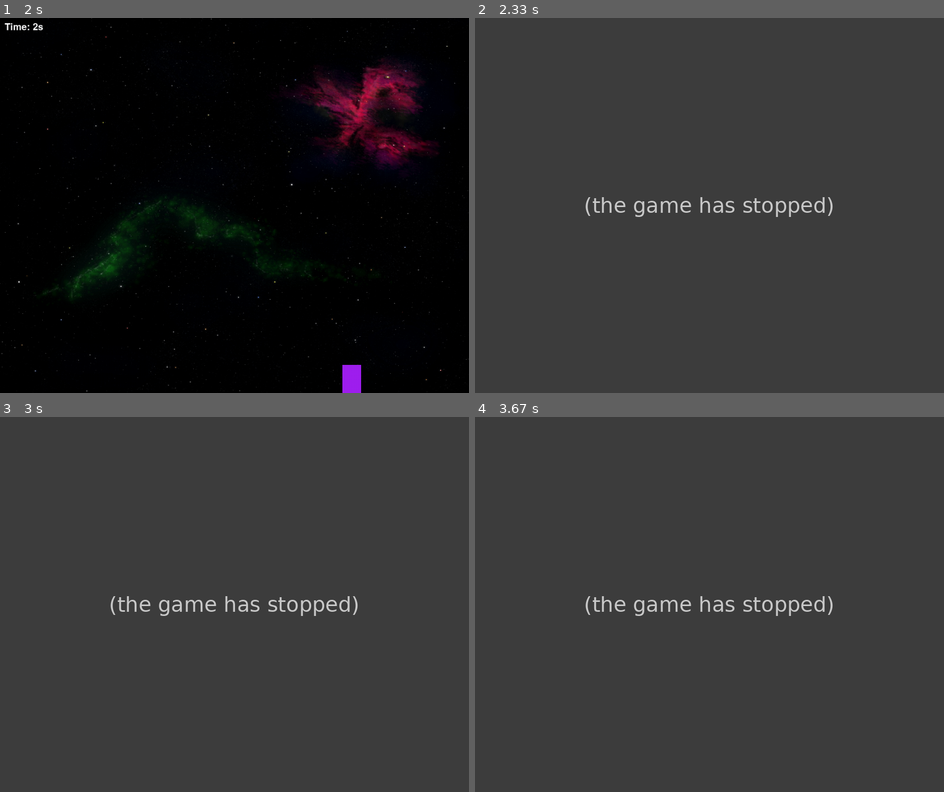
Above: before the commit, frames 1-4 (two rows, left to right).
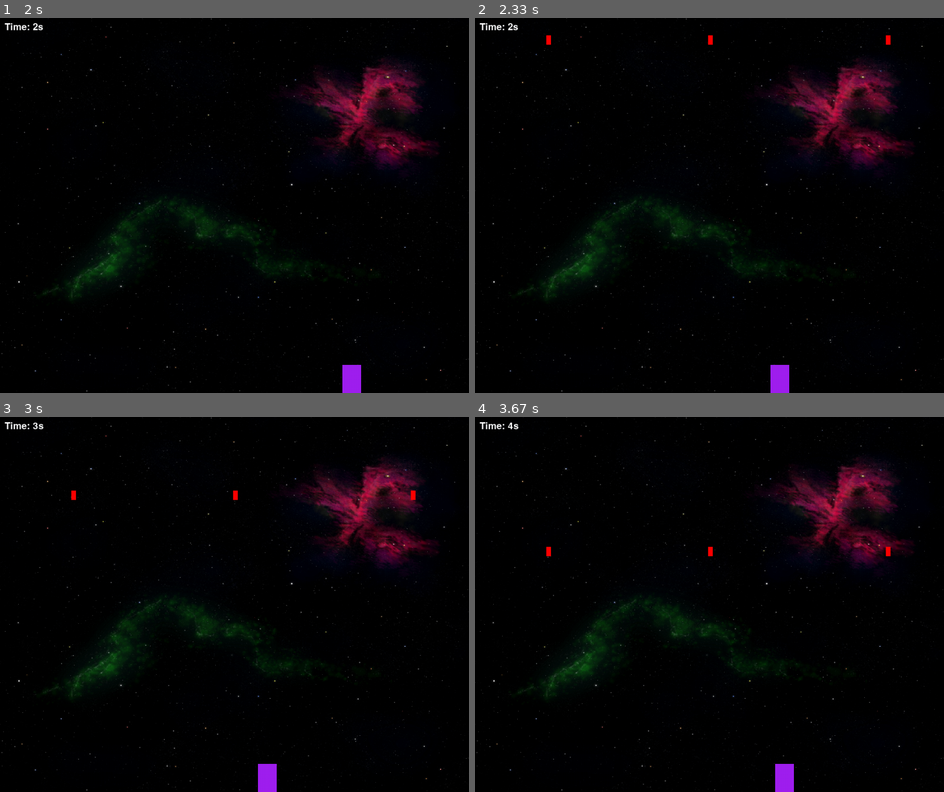
Above: after the commit, the same moments.

Repository: AmirmasoudCS/Pygame-Course
Game: pygame game, started from project_01/main.py
The game is run twice, just before and just after one commit, with the same random seed, the same clock (stepped at 60 frames per second) and the same inputs.
Inputs:
- Up to frame 1 (2 s): hold A 0.33-0.8 s; hold Right 0.33-0.8 s; hold Right 0.83-1.3 s; hold D 0.83-1.3 s; hold Right 1.33-1.8 s; hold D 1.33-1.8 s; hold Left from 1.83 s (still down); hold A from 1.83 s (still down)
- Up to frame 2 (2.33 s): keep holding Left; keep holding A
- Up to frame 3 (3 s): release Left at 2.37 s; release A at 2.37 s; hold Left 2.4-2.8 s; hold A 2.4-2.8 s; hold Right from 2.83 s (still down); hold D from 2.83 s (still down)
- Up to frame 4 (3.67 s): release Right at 3.47 s; release D at 3.47 s; hold Left from 3.5 s (still down); hold A from 3.5 s (still down)

Frame 1 is identical in both runs. In frame 2, 100% of the frame differs, in the area x 0-100%, y 0-100%; in frame 3, 100%; in frame 4, 100%.
Error before the commit: TypeError: 'module' object is not callable (main.py line 67); the game stopped at 2.02 s (later frames are placeholders)

Commit message:
Cleaning the code up

Diff:
--- a/project_01/main.py
+++ b/project_01/main.py
@@ -1,6 +1,7 @@
 import pygame
 import time
 import random
+
 pygame.font.init()
 
 WIDTH, HEIGHT = 1000, 800
@@ -8,10 +9,13 @@
 WIN = pygame.display.set_mode((WIDTH, HEIGHT))
 pygame.display.set_caption("Space Game")
 
-BG = pygame.transform.scale(pygame.image.load("./project_01/space.png"), (WIDTH, HEIGHT))
+BG = pygame.transform.scale(
+    pygame.image.load("./project_01/space.png"),
+    (WIDTH, HEIGHT)
+)
 
 PLAYER_WIDTH = 40
-PLAYER_HEGIHT = 60
+PLAYER_HEIGHT = 60
 
 STAR_WIDTH = 10
 STAR_HEIGHT = 20
@@ -22,25 +26,37 @@
 
 FONT = pygame.font.SysFont("cosmicsans", 30)
 
+
 def draw(player, elapsed_time, stars):
 
     WIN.blit(BG, (0, 0))
 
-    time_text = FONT.render(f"Time: {round(elapsed_time)}s", 1, "white")
+    time_text = FONT.render(
+        f"Time: {round(elapsed_time)}s",
+        1,
+        "white"
+    )
 
-    WIN.blit(time_text, (10,10))
+    WIN.blit(time_text, (10, 10))
 
     pygame.draw.rect(WIN, "purple", player)
 
     for star in stars:
-        pygame.draw.Rect(WIN, "red", star)
+        pygame.draw.rect(WIN, "red", star)
 
     pygame.display.update()
 
+
 def main():
+
     run = True
 
-    player = pygame.Rect(WIDTH/2, HEIGHT - PLAYER_HEGIHT, PLAYER_WIDTH, PLAYER_HEGIHT)
+    player = pygame.Rect(
+        WIDTH / 2,
+        HEIGHT - PLAYER_HEIGHT,
+        PLAYER_WIDTH,
+        PLAYER_HEIGHT
+    )
 
     clock = pygame.time.Clock()
 
@@ -61,26 +77,48 @@
         elapsed_time = time.time() - start_time
 
         if star_count > star_add_increment:
+
             for _ in range(3):
 
-                star_x = random.randint(0, WIDTH - STAR_WIDTH)
-                star = pygame.rect(star_x, -STAR_HEIGHT, STAR_WIDTH, STAR_HEIGHT)
+                star_x = random.randint(
+                    0,
+                    WIDTH - STAR_WIDTH
+                )
+
+                star = pygame.Rect(
+                    star_x,
+                    -STAR_HEIGHT,
+                    STAR_WIDTH,
+                    STAR_HEIGHT
+                )
+
                 stars.append(star)
 
-            star_add_increment = max(200, star_add_increment - 50)
+            star_add_increment = max(
+                200,
+                star_add_increment - 50
+            )
+
             star_count = 0
 
         for event in pygame.event.get():
+
             if event.type == pygame.QUIT:
                 run = False
                 break
 
         keys = pygame.key.get_pressed()
 
-        if (keys[pygame.K_LEFT] or keys[pygame.K_a]) and player.x - PLAYER_VEL >= 0:
+        if (
+            keys[pygame.K_LEFT] or keys[pygame.K_a]
+        ) and player.x - PLAYER_VEL >= 0:
+
             player.x -= PLAYER_VEL
 
-        if (keys[pygame.K_RIGHT] or keys[pygame.K_d]) and player.x + PLAYER_VEL + player.width <= WIDTH:
+        if (
+            keys[pygame.K_RIGHT] or keys[pygame.K_d]
+        ) and player.x + PLAYER_VEL + player.width <= WIDTH:
+
             player.x += PLAYER_VEL
 
         for star in stars[:]:
@@ -88,8 +126,14 @@
             star.y += STAR_VEL
 
             if star.y > HEIGHT:
+
                 stars.remove(star)
-            elif star.y + star.height >= player.y and star.colliderect(player):
+
+            elif (
+                star.y + star.height >= player.y
+                and star.colliderect(player)
+            ):
+
                 stars.remove(star)
                 hit = True
                 break
@@ -98,5 +142,6 @@
 
     pygame.quit()
 
+
 if __name__ == "__main__":
     main()
